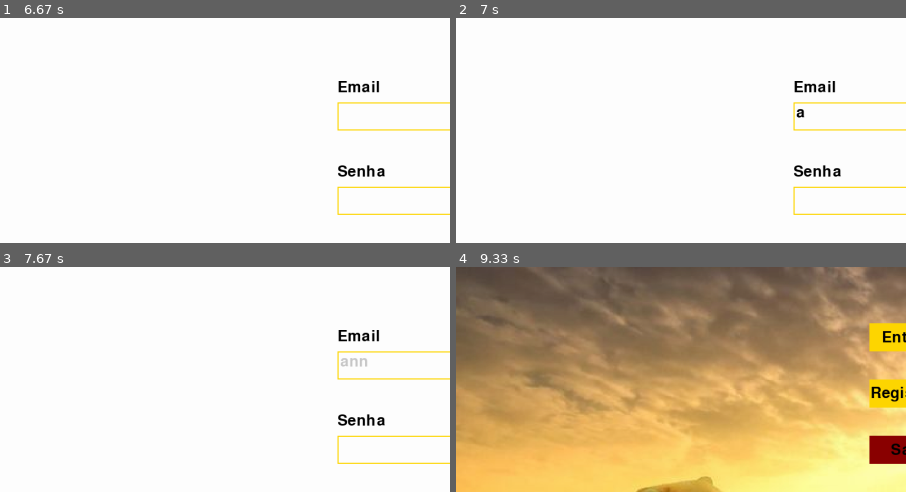
Above: before the commit, frames 1-4 (two rows, left to right).
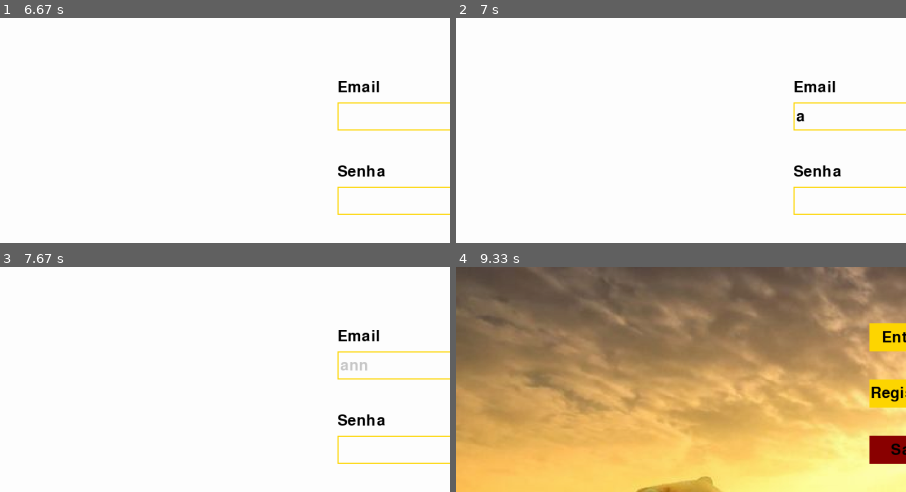
Above: after the commit, the same moments.

Repository: GerheimG/criando-janelas-pygame
Game: pygame game, started from principal.py
The game is run twice, just before and just after one commit, with the same random seed, the same clock (stepped at 60 frames per second) and the same inputs.
Inputs (mouse positions are % of the whole screen's width and height, from its top left):
- Up to frame 1 (6.67 s): click "Registrar" at 0.38 s; click (13, 40) at 0.72 s; click "Voltar" at 1.05 s; click "Entrar" at 1.38 s; click "Entrar" at 1.72 s; click (45, 51) at 4.88 s; click "Entrar" at 5.22 s; click (50, 22) at 5.55 s
- Up to frame 2 (7 s): type "a" at 6.97 s
- Up to frame 3 (7.67 s): type "nn" at 7.07 s; tap Enter at 7.3 s; click (30, 12) at 7.58 s
- Up to frame 4 (9.33 s): click "Voltar" at 9.05 s
The pictures show only the part of the screen within x 0-50%, y 0-50%; the shares and areas given below are measured in that part.

Frame 1 is identical in both runs. In frame 2, less than 0.1% of the frame differs, in the area x 75-78%, y 40-47%; in frame 3, 0.1%, in the area x 75-82%, y 40-47%; in frame 4, nothing differs.

Commit message:
configurando input

Diff:
--- a/tela_entrar.py
+++ b/tela_entrar.py
@@ -31,10 +31,9 @@
     senha_ativo = False
 
 
-     # Variáveis de controle de "rolagem" do texto
+    # Variáveis de controle de "rolagem" do texto
     offset_email = 0
     offset_senha = 0
-    scroll_speed = 5  # Velocidade da rolagem (quanto maior, mais rápido o texto vai rolar)
 
     while True:
 
@@ -132,17 +131,23 @@
         texto_rect = texto.get_rect(center=botao_logar.center)
         tela.blit(texto, texto_rect)
 
+        # Cálculo da centralização vertical do texto
+        altura_texto_email = texto_renderizado_email.get_height()
+        altura_texto_senha = texto_renderizado_senha.get_height()
+
+        pos_y_email = email_input.centery - altura_texto_email // 2
+        pos_y_senha = senha_input.centery - altura_texto_senha // 2
+
         # Calcula deslocamento para mostrar final do texto se for maior que o campo
         offset_email = max(0, texto_renderizado_email.get_width() - (email_input.width - 10))
         offset_senha = max(0, texto_renderizado_senha.get_width() - (senha_input.width - 10))
 
         # Clip e blit dos campos
         tela.set_clip(email_input)
-        tela.blit(texto_renderizado_email, (email_input.x + 5 - offset_email, email_input.y + 5))
+        tela.blit(texto_renderizado_email, (email_input.x + 5 - offset_email, pos_y_email))
         tela.set_clip(senha_input)
-        tela.blit(texto_renderizado_senha, (senha_input.x + 5 - offset_senha, senha_input.y + 5))
+        tela.blit(texto_renderizado_senha, (senha_input.x + 5 - offset_senha, pos_y_senha))
         tela.set_clip(None)
-
 
 
 
--- a/tela_registrar.py
+++ b/tela_registrar.py
@@ -42,7 +42,6 @@
     offset_cpf = 0
     offset_email = 0
     offset_senha = 0
-    scroll_speed = 5  # Velocidade da rolagem (quanto maior, mais rápido o texto vai rolar)
 
     while True:
 
@@ -166,43 +165,37 @@
         texto_renderizado_email = fonte.render(texto_email, True, cor_email)
         texto_renderizado_senha = fonte.render(texto_senha, True, cor_senha)
 
-        # Faz o texto rolar (movendo-o para a esquerda)
-        if texto_renderizado_nome.get_width() > nome_input.width:
-            offset_nome -= scroll_speed
-            if offset_nome < -texto_renderizado_nome.get_width():
-                offset_nome = nome_input.width  # Reseta a posição para o início
-
-        if texto_renderizado_cpf.get_width() > cpf_input.width:
-            offset_cpf -= scroll_speed
-            if offset_cpf < -texto_renderizado_cpf.get_width():
-                offset_cpf = cpf_input.width  # Reseta a posição para o início
-
-        if texto_renderizado_email.get_width() > email_input.width:
-            offset_email -= scroll_speed
-            if offset_email < -texto_renderizado_email.get_width():
-                offset_email = email_input.width  # Reseta a posição para o início
-
-        if texto_renderizado_senha.get_width() > senha_input.width:
-            offset_senha -= scroll_speed
-            if offset_senha < -texto_renderizado_senha.get_width():
-                offset_senha = senha_input.width  # Reseta a posição para o início
-
-                # Deslocamento (só mostra o final se for maior que o campo)
+        # Cálculo da centralização vertical do texto
+        altura_texto_nome = texto_renderizado_nome.get_height()
+        altura_texto_cpf = texto_renderizado_cpf.get_height()
+        altura_texto_email = texto_renderizado_email.get_height()
+        altura_texto_senha = texto_renderizado_senha.get_height()
+
+        pos_y_nome = nome_input.centery - altura_texto_nome // 2
+        pos_y_cpf = cpf_input.centery - altura_texto_cpf // 2
+        pos_y_email = email_input.centery - altura_texto_email // 2
+        pos_y_senha = senha_input.centery - altura_texto_senha // 2
+
+        # Calcula deslocamento para mostrar final do texto se for maior que o campo
         offset_nome = max(0, texto_renderizado_nome.get_width() - (nome_input.width - 10))
         offset_cpf = max(0, texto_renderizado_cpf.get_width() - (cpf_input.width - 10))
         offset_email = max(0, texto_renderizado_email.get_width() - (email_input.width - 10))
         offset_senha = max(0, texto_renderizado_senha.get_width() - (senha_input.width - 10))
 
-        # Clip e blit para cada campo
+        # Clip e blit dos campos
         tela.set_clip(nome_input)
-        tela.blit(texto_renderizado_nome, (nome_input.x + 5 - offset_nome, nome_input.y + 5))
+        tela.blit(texto_renderizado_nome, (nome_input.x + 5 - offset_nome, pos_y_nome))
+
         tela.set_clip(cpf_input)
-        tela.blit(texto_renderizado_cpf, (cpf_input.x + 5 - offset_cpf, cpf_input.y + 5))
+        tela.blit(texto_renderizado_cpf, (cpf_input.x + 5 - offset_cpf, pos_y_cpf))
+
         tela.set_clip(email_input)
-        tela.blit(texto_renderizado_email, (email_input.x + 5 - offset_email, email_input.y + 5))
+        tela.blit(texto_renderizado_email, (email_input.x + 5 - offset_email, pos_y_email))
+
         tela.set_clip(senha_input)
-        tela.blit(texto_renderizado_senha, (senha_input.x + 5 - offset_senha, senha_input.y + 5))
-        tela.set_clip(None)  # Libera o clip
+        tela.blit(texto_renderizado_senha, (senha_input.x + 5 - offset_senha, pos_y_senha))
+
+        tela.set_clip(None)
 
 
         pygame.draw.rect(tela, cores.VERMELHO_ESCURO , botao_voltar)
